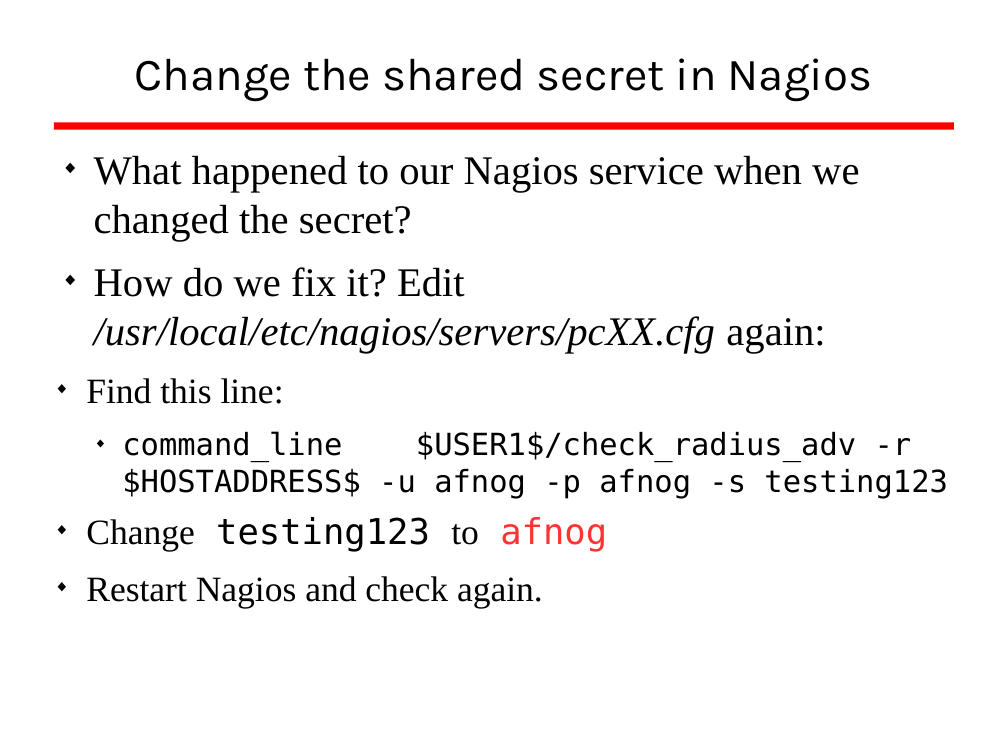
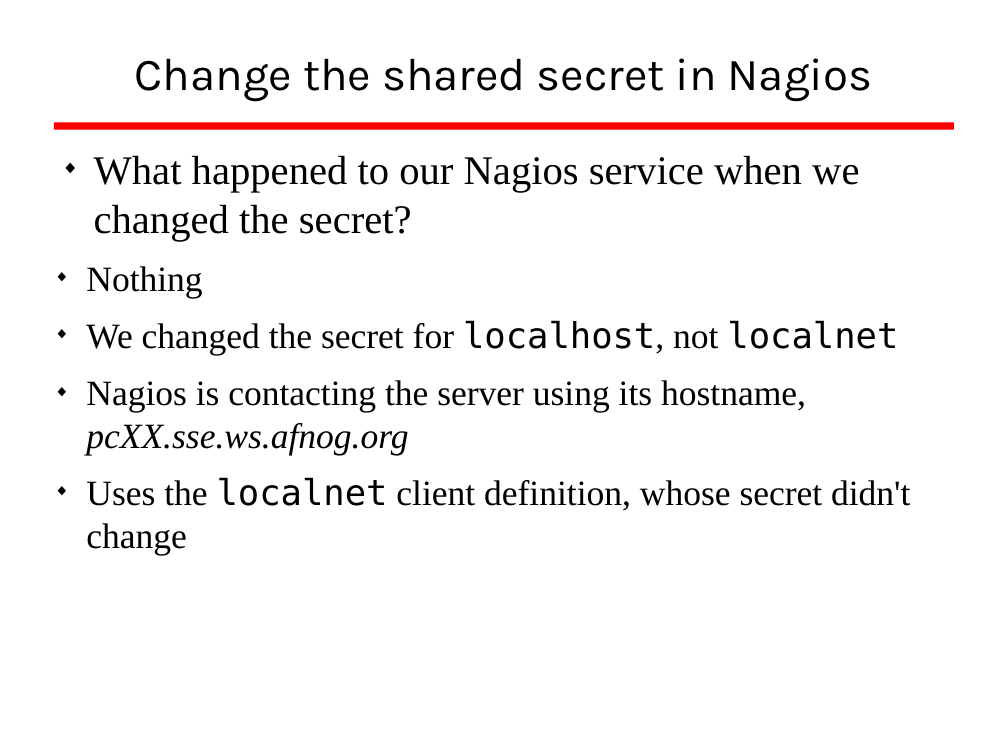
Before and after one commit to afnog/sse, a slide deck: slide 43 of radius/radius_presentation.odp (slide 44 before the commit). Drawn at 1008x756 pixels with LibreOffice and Linux fonts; fonts in the diff are those of the drawing; background and template pictures are left out. Boxes give left, top, right and bottom in pixels: in the first picture for what was removed or moved away, otherwise in the second. Text is boxed around its words. In the diff, an @@ line names an element or a change of style, - is before the commit and + after.

Commit message:
/ ‘radius/radius_presentation.odp’

```diff
--- a/radius/radius_presentation.odp
+++ b/radius/radius_presentation.odp
@@ text at (x1=86, y1=266, x2=910, y2=555): text changed; size 24 to 28 pt @@
-◆ How do we fix it? Edit /usr/local/etc/nagios/servers/pcXX.cfg again:
-  ◆ Find this line:
-    ◆ command_line $USER1$/check_radius_adv -r $HOSTADDRESS$ -u afnog -p afnog -s testing123
-  ◆ Change testing123 to afnog
-  ◆ Restart Nagios and check again.
+  ◆ Nothing
+  ◆ We changed the secret for localhost, not localnet
+  ◆ Nagios is contacting the server using its hostname, pcXX.sse.ws.afnog.org
+  ◆ Uses the localnet client definition, whose secret didn't change
```
Also in this commit, not shown: 1 slide removed.
